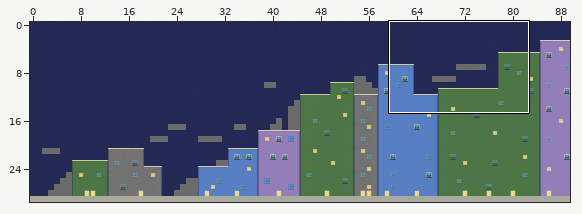
An edit to a level. Tiled map (JSON), assets/maps/BBlvl1.json. The picture above shows the old version from afar; the outline marks the close-up.
Close-up. The starting point:
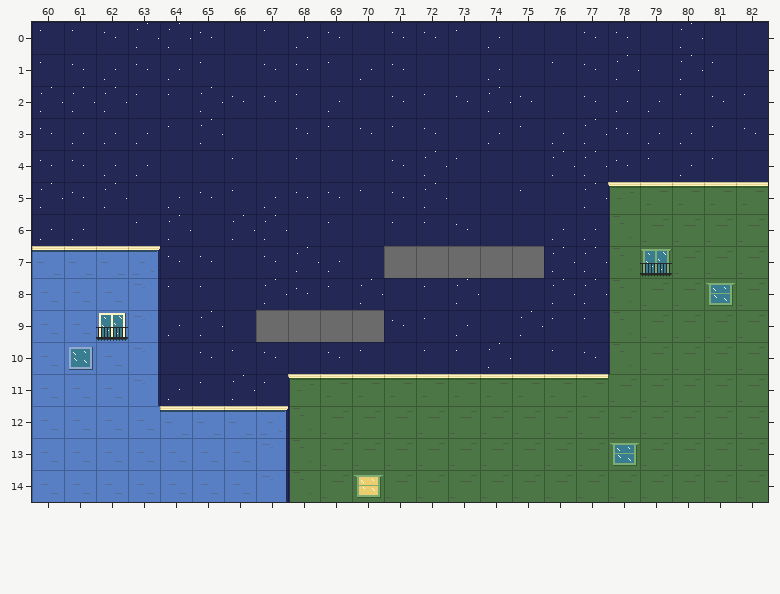
Cells are 32x32 px. Shown: x 60..82, y 0..14.
New version:
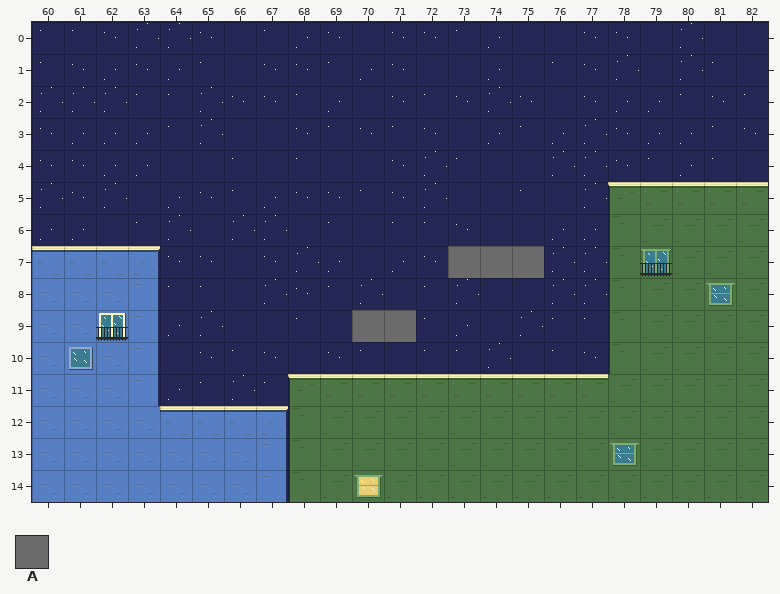
Key: from "new-city": A 45.
_ is an empty cell.
Changes in this commit:
Layer "platforms":
y 7: x 71..72 AA -> __
y 9: x 67..69 AAA -> ___; x 71 _ -> A
